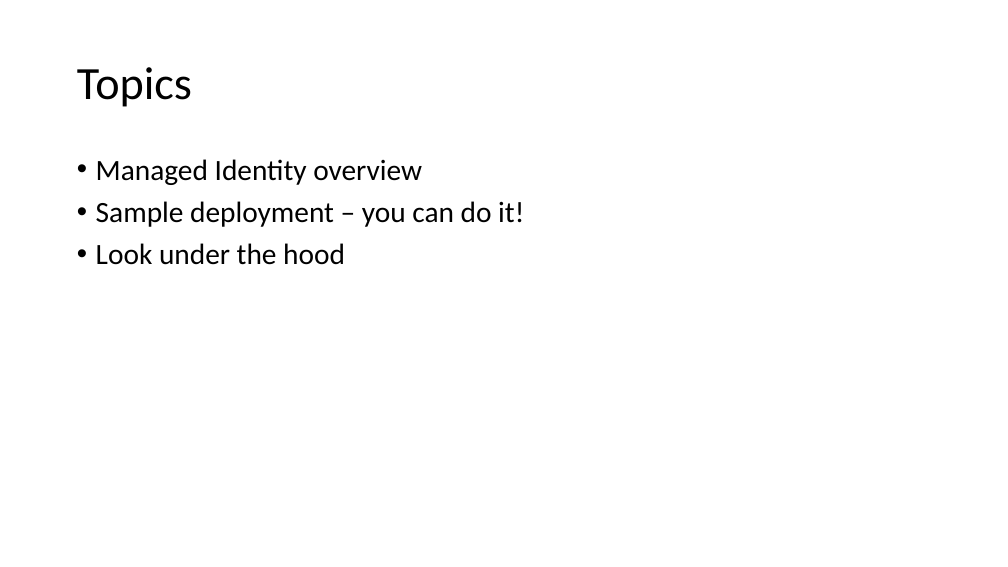
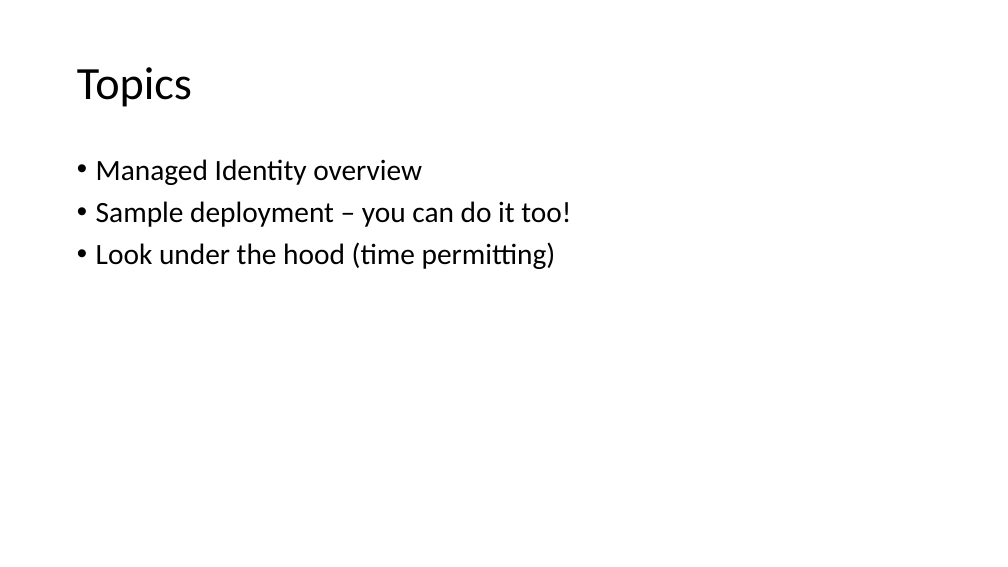
Before and after one commit to ErikEJ/CloudBurstDemo, a slide deck: slide 2 of ManagedIdentity.pptx. Drawn at 1008x567 pixels with LibreOffice and Linux fonts; fonts in the diff are those of the drawing. Boxes give left, top, right and bottom in pixels: in the first picture for what was removed or moved away, otherwise in the second. Text is boxed around its words. In the diff, an @@ line names an element or a change of style, - is before the commit and + after.

```diff
--- a/ManagedIdentity.pptx
+++ b/ManagedIdentity.pptx
@@ text at (96, 201, 571, 269): text changed @@
-• Sample deployment – you can do it!
-• Look under the hood
+• Sample deployment – you can do it too!
+• Look under the hood (time permitting)
```
Also in this commit, not shown: 2 other slides changed.
